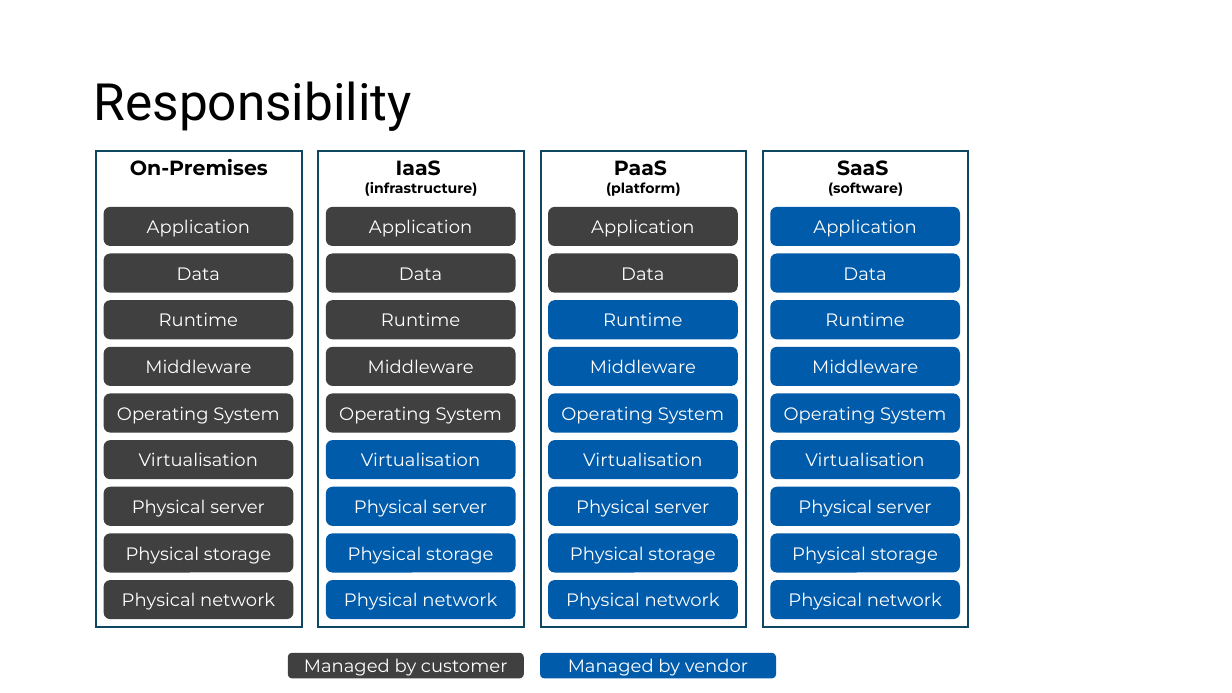
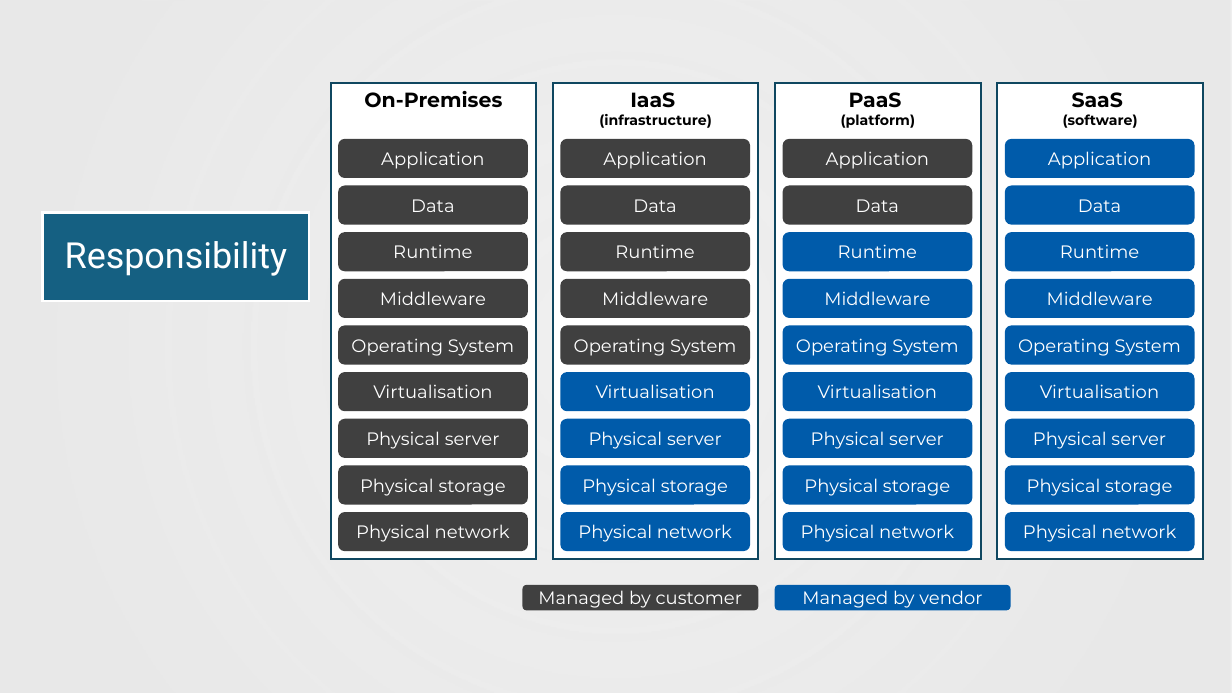
Before and after one commit to mikebaradaran/mod5-L3, a slide deck: slide 11 of ADXD2SD3M5-V1.1/Mod5 Mike/Cloud/1-What Is Cloud Computing.pptx. Drawn at 1232x693 pixels with LibreOffice and Linux fonts; fonts in the diff are those of the drawing. Boxes give left, top, right and bottom in pixels: in the first picture for what was removed or moved away, otherwise in the second. Text is boxed around its words. In the diff, an @@ line names an element or a change of style, - is before the commit and + after.

```diff
--- a/ADXD2SD3M5-V1.1/Mod5 Mike/Cloud/1-What Is Cloud Computing.pptx
+++ b/ADXD2SD3M5-V1.1/Mod5 Mike/Cloud/1-What Is Cloud Computing.pptx
@@ rectangle added at box(0, 0, 1232, 693), fill gradient #E8E8E8 @@
@@ rounded rectangle "Data": place and size @@
-rounded rectangle "Data" at box(548, 253, 738, 292)
+rounded rectangle "Data" at box(561, 186, 750, 225)
@@ 4 rounded rectangles: place and size @@
-4 rounded rectangles at box(326, 253, 960, 572)
+4 rounded rectangles at box(338, 186, 972, 505)
@@ rounded rectangle "Data": place and size @@
-rounded rectangle "Data" at box(104, 253, 293, 292)
+rounded rectangle "Data" at box(1006, 186, 1195, 225)
@@ title "Responsibility": place and size @@
-title "Responsibility" at box(94, 81, 412, 131)
+title "Responsibility" at box(43, 213, 309, 301)
@@ title "Responsibility" at box(43, 213, 309, 301): size 40 to 28 pt, text colour #000000 to #FFFFFF; alignment left to centre; fill none to #156082; outline none to #FFFFFF 2 pt @@
@@ fill #005BAA to #404040 in 9 elements at box(338, 372, 528, 411), box(338, 466, 528, 505), box(783, 186, 972, 225), box(561, 279, 750, 318), box(338, 419, 528, 457), box(338, 512, 528, 551), box(783, 139, 972, 177), box(561, 325, 750, 364), box(561, 232, 750, 271) @@
@@ rounded rectangle "Physical storage": place and size @@
-rounded rectangle "Physical storage" at box(548, 533, 738, 572)
+rounded rectangle "Physical storage" at box(561, 466, 750, 505)
@@ rounded rectangle "Physical storage": place and size @@
-rounded rectangle "Physical storage" at box(104, 533, 293, 572)
+rounded rectangle "Physical storage" at box(1006, 466, 1195, 505)
@@ 7 rounded rectangles: place and size @@
-7 rounded rectangles at box(548, 207, 738, 619)
+7 rounded rectangles at box(561, 139, 750, 551)
@@ 14 rounded rectangles: place and size @@
-14 rounded rectangles at box(326, 207, 960, 619)
+14 rounded rectangles at box(338, 139, 972, 551)
@@ 7 rounded rectangles: place and size @@
-7 rounded rectangles at box(104, 207, 293, 619)
+7 rounded rectangles at box(1006, 139, 1195, 551)
@@ fill #404040 to #005BAA in 9 elements at box(1006, 139, 1195, 177), box(1006, 186, 1195, 225), box(1006, 232, 1195, 271), box(1006, 279, 1195, 318), box(1006, 325, 1195, 364), box(1006, 372, 1195, 411), box(1006, 419, 1195, 457), box(1006, 466, 1195, 505), box(1006, 512, 1195, 551) @@
@@ 4 rectangles, 2 rounded rectangles: place and size @@
-4 rectangles, 2 rounded rectangles at box(96, 151, 969, 679)
+4 rectangles, 2 rounded rectangles at box(331, 82, 1202, 611)
```
Also in this commit, not shown: 5 other slides changed, 3 other files.
